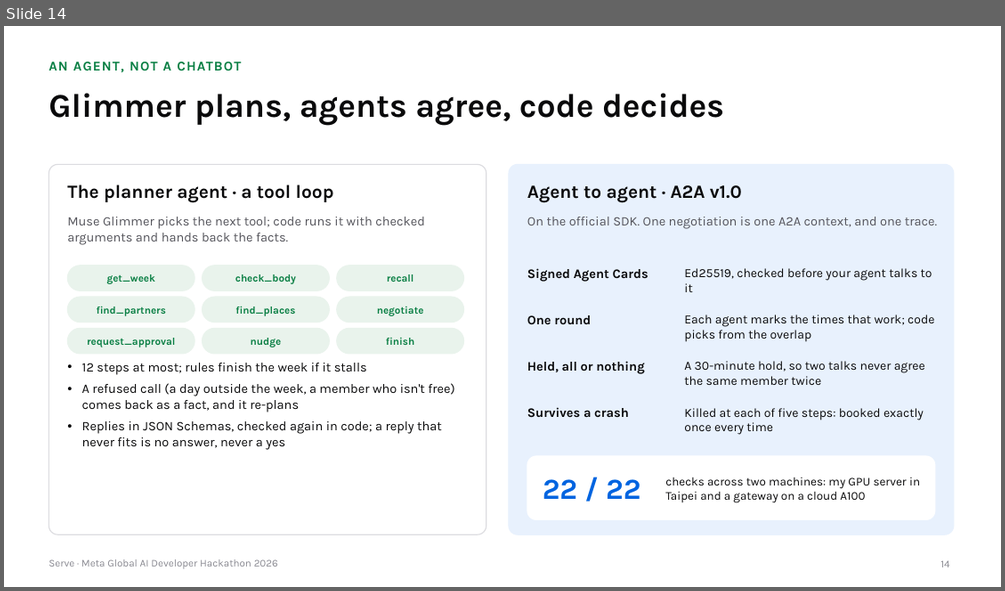
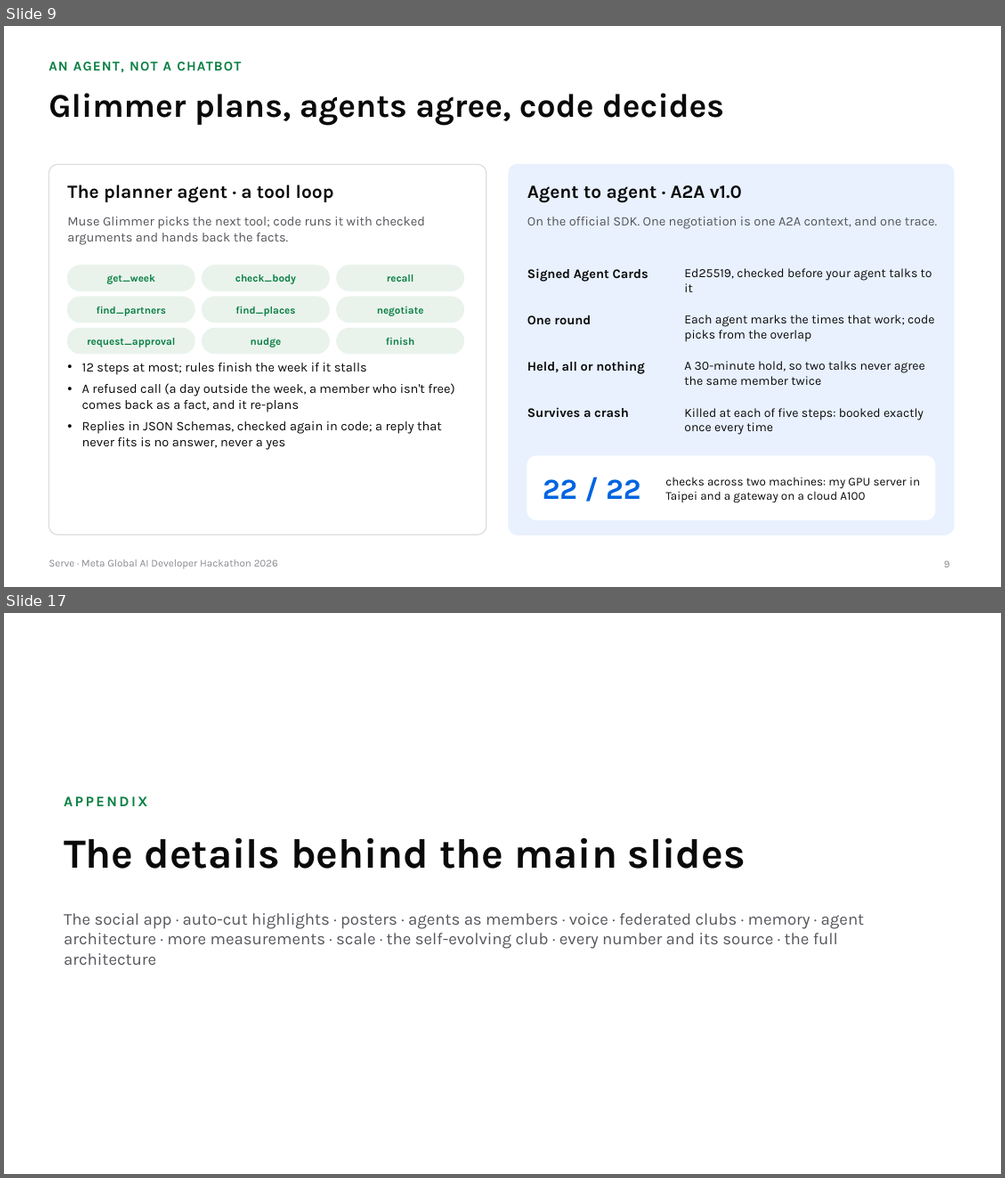
Before and after one commit to gino6178/serve-meta-hackathon, a slide deck: video/deck/Serve_Meta_deck.pptx. Shown one above the other, each under a label of ours: slide 14 before the commit, slides 9 and 17 after it; the slides between them are not shown. The pictures are 1005x591 and 1005x1178 pixels, drawn with LibreOffice and Linux fonts; fonts in the diff are those of the drawing. Boxes give left, top, right and bottom in pixels: in the first picture for what was removed or moved away, otherwise in the second. Text is boxed around its words. In the diff, an @@ line names an element or a change of style, - is before the commit and + after.

```diff
--- a/video/deck/Serve_Meta_deck.pptx
+++ b/video/deck/Serve_Meta_deck.pptx
@@ slide 17 added at bbox=[4, 613, 1001, 1174], background #FFFFFF @@
@@ text added at bbox=[64, 796, 147, 806], 14 pt, text #0A7F44, bold @@
+APPENDIX
@@ text added at bbox=[64, 837, 745, 868], 40 pt, text #0A0A0B, bold @@
+The details behind the main slides
@@ text added at bbox=[64, 913, 865, 965], 16 pt, text #55555C @@
+The social app · auto-cut highlights · posters · agents as members · voice · federated clubs · memory · agent architecture · more measurements · scale · the self-evolving club · every number and its source · the full architecture
@@ what was slide 14 is now slide 9 @@
@@ page number at bbox=[944, 560, 950, 567]: text changed @@
-14
+9
```
Also in this commit, not shown: 13 slides changed, 2 other slides added, 1 slide removed, 4 other files.
